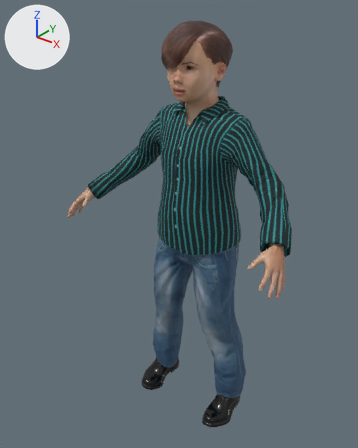
What one commit did to the glTF model models/makehuman/Biped/p03.glb.
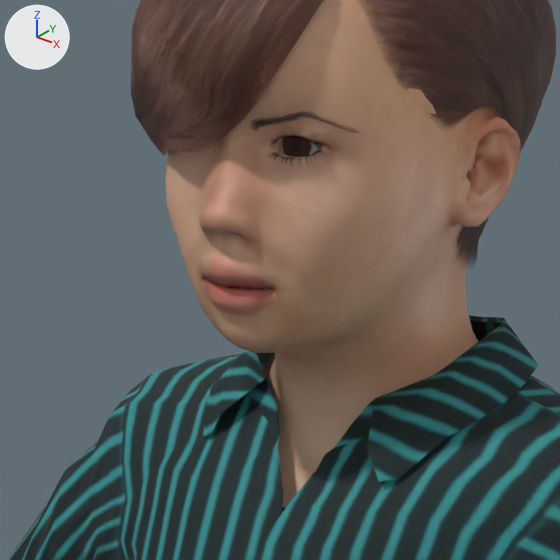
Each version is shown whole from a camera (50 mm lens) standing at (0.715, -0.996, 1.156) and looking at (-0.031, -0.063, 0.578), then close up on the part from 39% to 65% of the width and 10% to 31% of the height. Every picture has the same lights, and +X, +Y and +Z are marked at upper left. The older version's two pictures come first. Vertices at exactly the same position are counted once.

In view in the first close-up: 'p03.body', 'p03.male_casualsuit03', 'p03.short03' and 4 more.
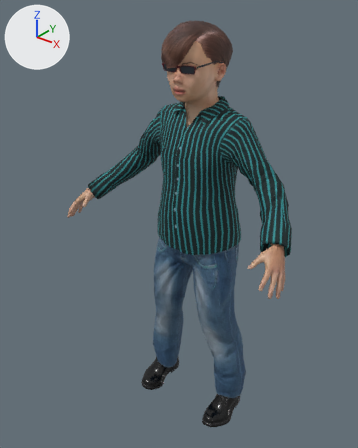
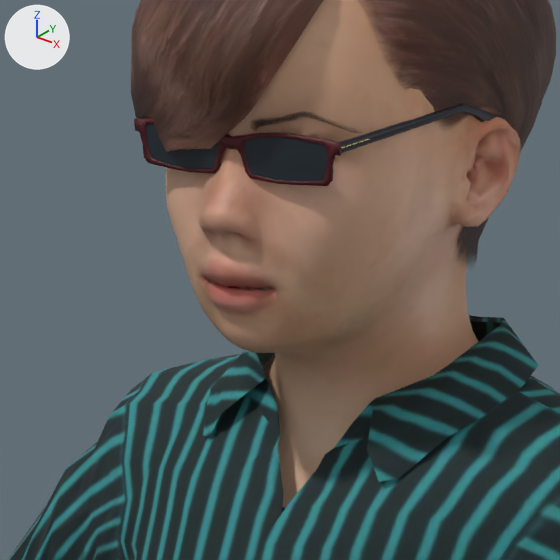
Location of each change, (x1, y1, x2, y2) in pixels of the close-ups (560 x 560 px):
'p03.spamrakuen_sagerfrogs_glasses_02', added: after (134, 104, 500, 186)
part 1 of me_male_casualsuit03, reshaped (cyan): before (92, 350, 560, 560)

What the commit changed:
Picture "Sagerfrog's_Glasses_02" (img_sagerfrog_s_glasses_02) is new.
Material 'p03.spamrakuen_sagerfrogs_glasses_02' (mat_p03_spamrakuen_sagerfrogs_glasses_02) is new.
Its texture is img_sagerfrog_s_glasses_02.
me_male_casualsuit03 is used by ob_p03_male_casualsuit03; location (0.0, 0.0, 0.0).
me_male_casualsuit03 had 1453 vertices, 2736 faces and spanned x -0.306..0.315, y -0.152..0.082, z 0.039..0.912.
me_male_casualsuit03 now has 1353 vertices, 2539 faces and spans x -0.306..0.315, y -0.152..0.082, z 0.039..0.912.
me_male_casualsuit03 part 1: 103 vertices removed from x -0.298..0.299, y -0.151..0.058, z 0.074..0.909; 3 vertices added at x 0.008..0.101, y -0.056..-0.026, z 0.107..0.455.
Mesh me_sagerfrog_s_glasses_02 is new.
It has 752 vertices, 1452 faces and spans x -0.0617..0.0617, y -0.1055..-0.0191, z 0.9764..1.0013.
It uses material mat_p03_spamrakuen_sagerfrogs_glasses_02 (picture img_sagerfrog_s_glasses_02).
Object 'p03.spamrakuen_sagerfrogs_glasses_02' (ob_p03_spamrakuen_sagerfrogs_glasses_02) is new; it shows me_sagerfrog_s_glasses_02.
Its location is (0.0, 0.0, 0.0).
